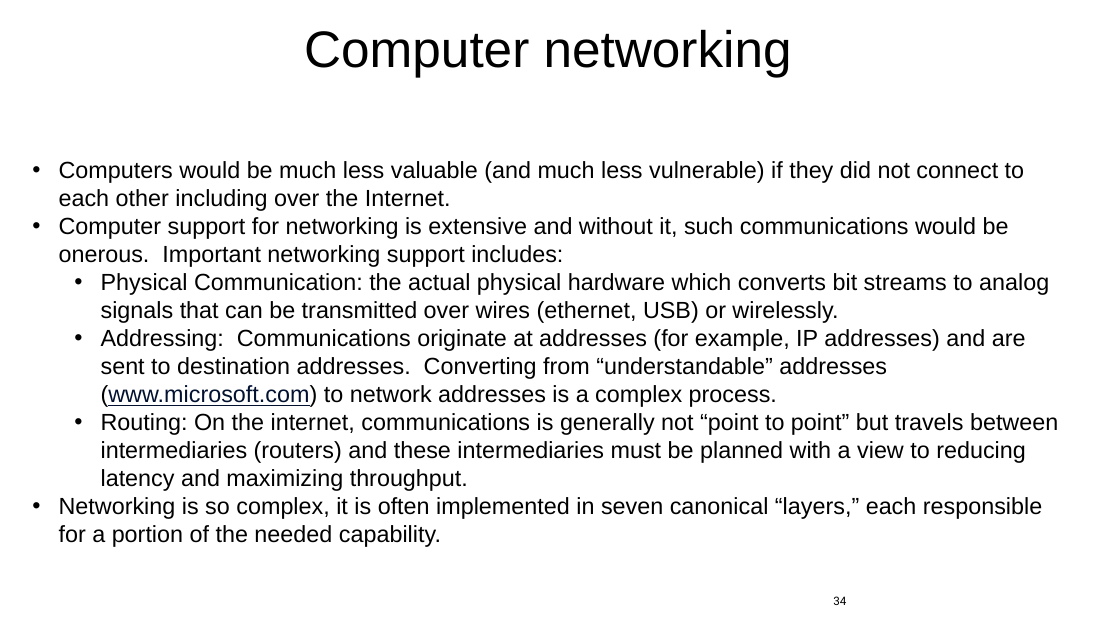
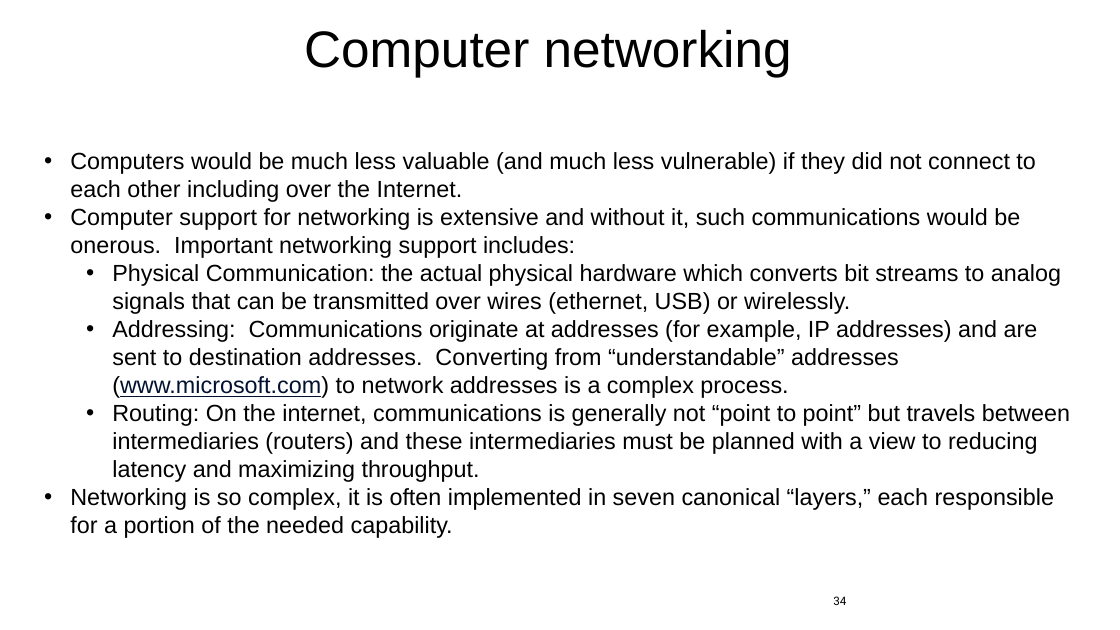
Before and after one commit to jlmucb/class_notes, a slide deck: slide 34 of IoT/pptx/IoTSoftwareNetworking.pptx. Drawn at 1120x630 pixels with LibreOffice and Linux fonts; fonts in the diff are those of the drawing. Boxes give left, top, right and bottom in pixels: in the first picture for what was removed or moved away, otherwise in the second. Text is boxed around its words. In the diff, an @@ line names an element or a change of style, - is before the commit and + after.

```diff
--- a/IoT/pptx/IoTSoftwareNetworking.pptx
+++ b/IoT/pptx/IoTSoftwareNetworking.pptx
@@ text "Computers would be much less ...": place and size @@
-text "Computers would be much less ..." at [59, 161, 1058, 547]
+text "Computers would be much less ..." at [70, 152, 1070, 538]
```
Also in this commit, not shown: 17 other slides changed, 1 other file.
